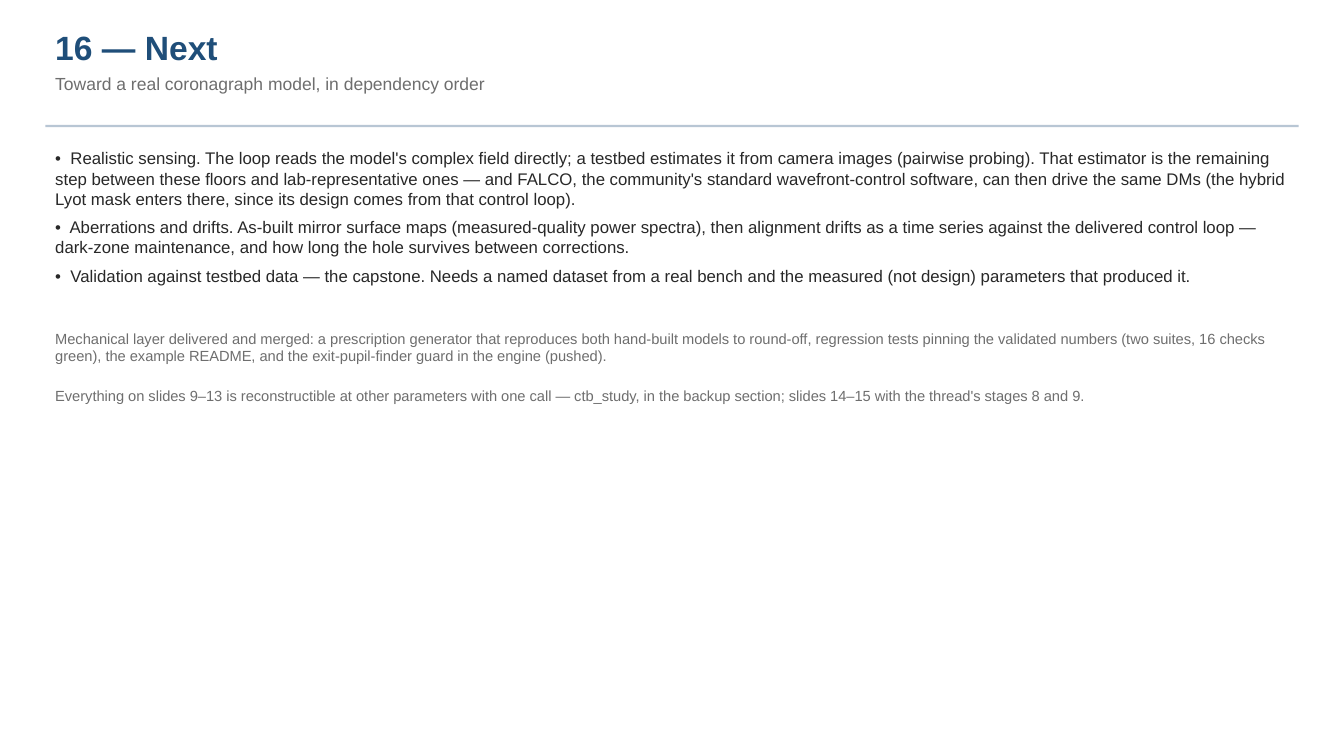
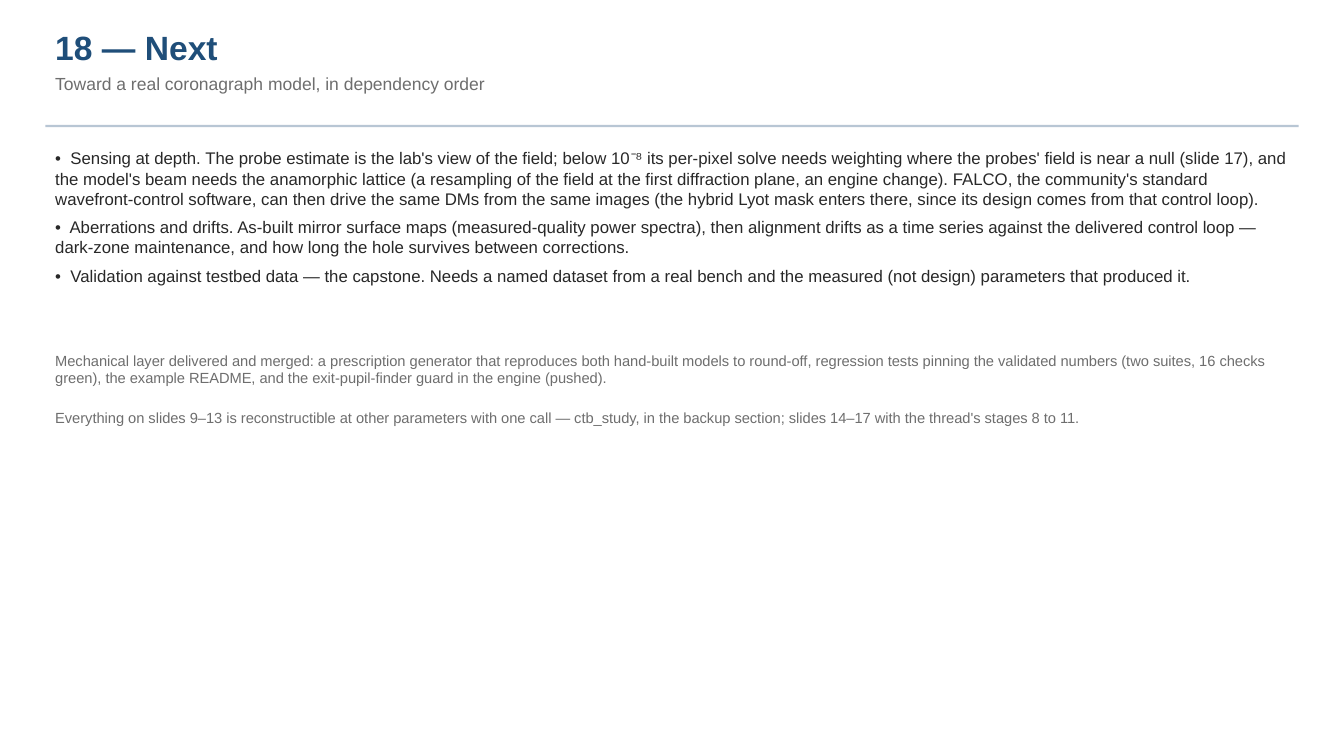
Before and after one commit to nasa-jpl/MACOS_resources, a slide deck: slide 19 of mmacos/templates/30_instruments/bench_ctb/deck_ctb.pptx (slide 17 before the commit). Drawn at 1344x756 pixels with LibreOffice and Linux fonts; fonts in the diff are those of the drawing. Boxes give left, top, right and bottom in pixels: in the first picture for what was removed or moved away, otherwise in the second. Text is boxed around its words. In the diff, an @@ line names an element or a change of style, - is before the commit and + after.

```diff
--- a/mmacos/templates/30_instruments/bench_ctb/deck_ctb.pptx
+++ b/mmacos/templates/30_instruments/bench_ctb/deck_ctb.pptx
@@ text at box(55, 36, 218, 61): text changed @@
-16 — Next
+18 — Next
@@ text at box(55, 152, 1286, 209): text changed @@
-• Realistic sensing. The loop reads the model's complex field directly; a testbed estimates it from camera images (pairwise probing). That estimator is the remaining step between these floors and lab-representative ones — and FALCO, the community's standard wavefront-control software, can then drive the same DMs (the hybrid Lyot mask enters there, since its design comes from that control loop).
+• Sensing at depth. The probe estimate is the lab's view of the field; below 10⁻⁸ its per-pixel solve needs weighting where the probes' field is near a null (slide 17), and the model's beam needs the anamorphic lattice (a resampling of the field at the first diffraction plane, an engine change). FALCO, the community's standard wavefront-control software, can then drive the same DMs from the same images (the hybrid Lyot mask enters there, since its design comes from that control loop).
@@ text "Mechanical layer delivered and merged: ...": place and size @@
-text "Mechanical layer delivered and merged: ..." at box(55, 333, 1265, 364)
+text "Mechanical layer delivered and merged: ..." at box(55, 355, 1265, 386)
@@ text at box(55, 412, 1079, 426): text changed @@
-Everything on slides 9–13 is reconstructible at other parameters with one call — ctb_study, in the backup section; slides 14–15 with the thread's stages 8 and 9.
+Everything on slides 9–13 is reconstructible at other parameters with one call — ctb_study, in the backup section; slides 14–17 with the thread's stages 8 to 11.
```
Also in this commit, not shown: 4 other slides changed, 2 slides added, 4 other files.
